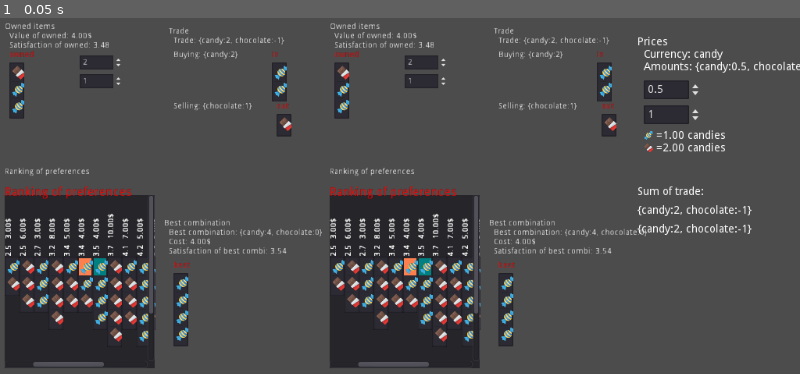
Above: before the commit, frame 1.
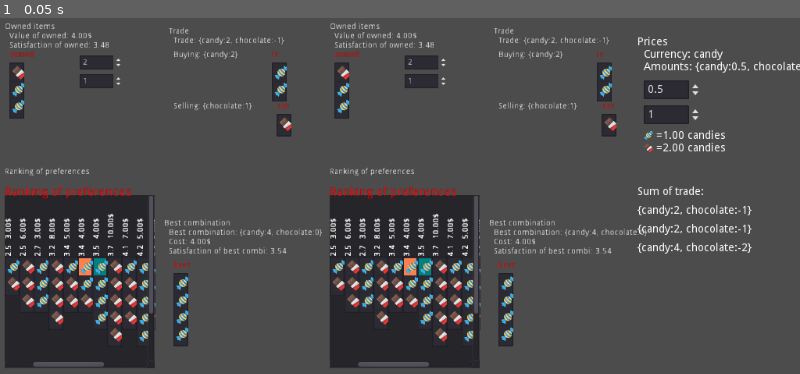
Above: after the commit, the same moment.

Repository: carlostgit/Prices
Game: Godot game, scene res://MainScene.tscn
Same seed, same stepped clock (60 frames per second), same inputs: the game is played once before the commit and once after it. The engine's default icon, where the game draws it, is replaced by a stand-in: a white triangle on a blue panel in a dark square.
Inputs:
- Up to frame 1 (0.05 s): no input

The runs differ from the first frame. In frame 1, 0.2% of the frame differs, in the area x 79-94%, y 62-67%.

Commit message:
Añado un TradeSum a MainScene. Corrección en Combination para copiar el diccionario que se le pasa como argumento, y así que no sea modificado posteriormente

Diff:
--- a/Combination.gd
+++ b/Combination.gd
@@ -46,11 +46,12 @@
 	init(thing_quantity_dict_arg)
 
 func init(thing_quantity_dict_arg:Dictionary)->void:
-	for thing in thing_quantity_dict_arg.keys():
+	var duplicate_of_arg:Dictionary = thing_quantity_dict_arg.duplicate() #Hago un duplicado para q no se modifique el diccionario pasado como argumento
+	for thing in duplicate_of_arg.keys():
 		assert(typeof(thing)==TYPE_STRING)
-		assert(typeof(thing_quantity_dict_arg[thing])==TYPE_REAL or typeof(thing_quantity_dict_arg[thing])==TYPE_INT)
+		assert(typeof(duplicate_of_arg[thing])==TYPE_REAL or typeof(duplicate_of_arg[thing])==TYPE_INT)
 
-	_thing_quantity_dict = thing_quantity_dict_arg
+	_thing_quantity_dict = duplicate_of_arg
 
 func get_combidict()->Dictionary:
 	return _thing_quantity_dict
--- a/MainScene.tscn
+++ b/MainScene.tscn
@@ -41,6 +41,7 @@
 margin_top = 24.0
 margin_right = 40.0
 margin_bottom = 38.0
+text = "Sum trade 1"
 __meta__ = {
 "_edit_use_anchors_": false
 }
@@ -49,6 +50,16 @@
 margin_top = 48.0
 margin_right = 40.0
 margin_bottom = 62.0
+text = "Sum trade 2"
+
+[node name="SumOfAllTrades" type="Label" parent="TradeSum"]
+margin_top = 72.0
+margin_right = 40.0
+margin_bottom = 86.0
+text = "Sum all trades"
+__meta__ = {
+"_edit_use_anchors_": false
+}
 [connection signal="ready" from="." to="PricesInfo" method="_on_MainScene_ready"]
 [connection signal="trade_updated" from="PersonScene1" to="TradeSum" method="_on_PersonScene1_trade_updated"]
 [connection signal="trade_updated" from="PersonScene2" to="TradeSum" method="_on_PersonScene2_trade_updated"]
--- a/TradeSum.gd
+++ b/TradeSum.gd
@@ -1,5 +1,6 @@
 extends Control
 
+const Combination = preload("res://Combination.gd")
 
 # Declare member variables here. Examples:
 # var a = 2
@@ -11,23 +12,38 @@
 var _person1:Node = null
 var _person2:Node = null
 
+var _person1_trade_combidict = {}
+var _person2_trade_combidict = {}
+var _sum_of_trade_combidict = {}
+
 # Called when the node enters the scene tree for the first time.
 func _ready():
 	_person1 = get_node(node_path1)
 	_person2 = get_node(node_path2)
 	pass # Replace with function body.
 
-
 # Called every frame. 'delta' is the elapsed time since the previous frame.
 #func _process(delta):
 #	pass
 
 
-func _on_PersonScene1_trade_updated(origin_node, trade_combidict):
-	$SumTradePerson1Label.set_text(str(trade_combidict))
-	pass # Replace with function body.
+
+func update_sum_trades()->void:
+	var trade1_combination:Combination = Combination.new(_person1_trade_combidict)
+	var trade2_combination:Combination = Combination.new(_person2_trade_combidict)
+
+	trade1_combination.sum(trade2_combination)
+	_sum_of_trade_combidict = trade1_combination.get_combidict()
+
+	$SumOfAllTrades.set_text(str(_sum_of_trade_combidict))
 
 
+func _on_PersonScene1_trade_updated(origin_node, trade_combidict):
+	_person1_trade_combidict = trade_combidict
+	$SumTradePerson1Label.set_text(str(trade_combidict))
+	update_sum_trades()
+
 func _on_PersonScene2_trade_updated(origin_node, trade_combidict):
+	_person2_trade_combidict = trade_combidict
 	$SumTradePerson2Label.set_text(str(trade_combidict))
-	pass # Replace with function body.
+	update_sum_trades()
